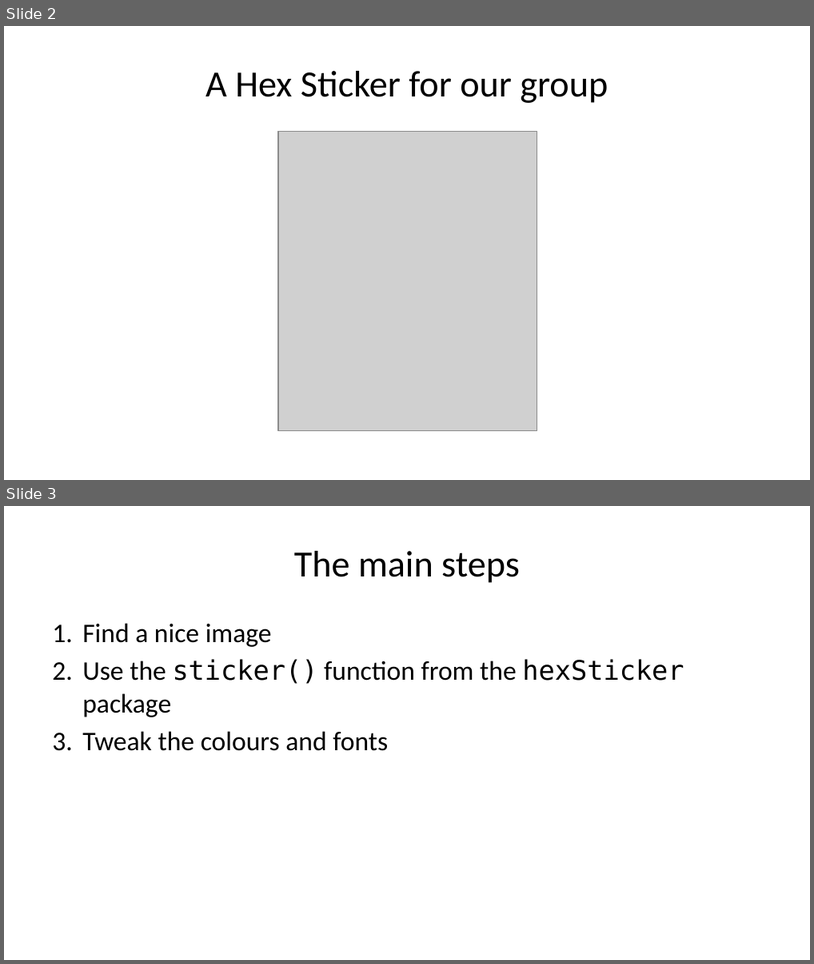
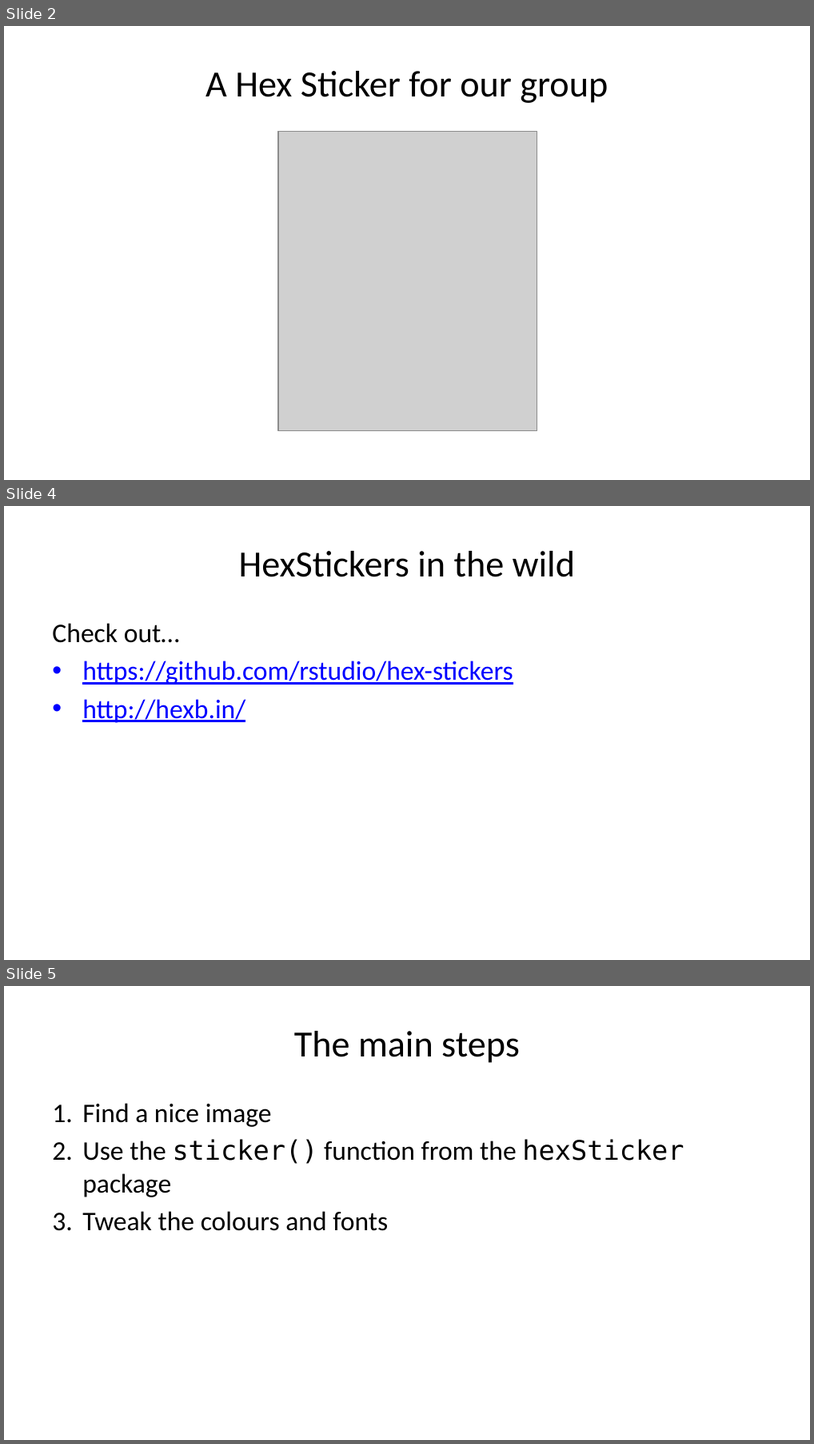
Before and after one commit to MarkHanly/hexSticker-RAppSoc, a slide deck: hex-sticker-slides.pptx. Shown one above the other, each under a label of ours: slides 2 and 3 before the commit, slides 2, 4 and 5 after it; the slides between them are not shown. The pictures are 814x964 and 814x1444 pixels, drawn with LibreOffice and Linux fonts; fonts in the diff are those of the drawing; grey boxes stand for pictures. Boxes give left, top, right and bottom in pixels: in the first picture for what was removed or moved away, otherwise in the second. Text is boxed around its words. In the diff, an @@ line names an element or a change of style, - is before the commit and + after.

```diff
--- a/hex-sticker-slides.pptx
+++ b/hex-sticker-slides.pptx
@@ slide 4 added at <box>4,506,810,960</box>, background #FFFFFF @@
@@ title added at <box>239,551,575,577</box>, 33 pt, text #000000 @@
+HexStickers in the wild
@@ text added at <box>52,623,514,723</box>, 24 pt, text #0000FF, underline @@
+Check out…
+• https://github.com/rstudio/hex-stickers
+• http://hexb.in/
@@ what was slide 3 is now slide 5 @@
```
Also in this commit, not shown: 2 other slides added, 1 slide removed, 4 other files.
